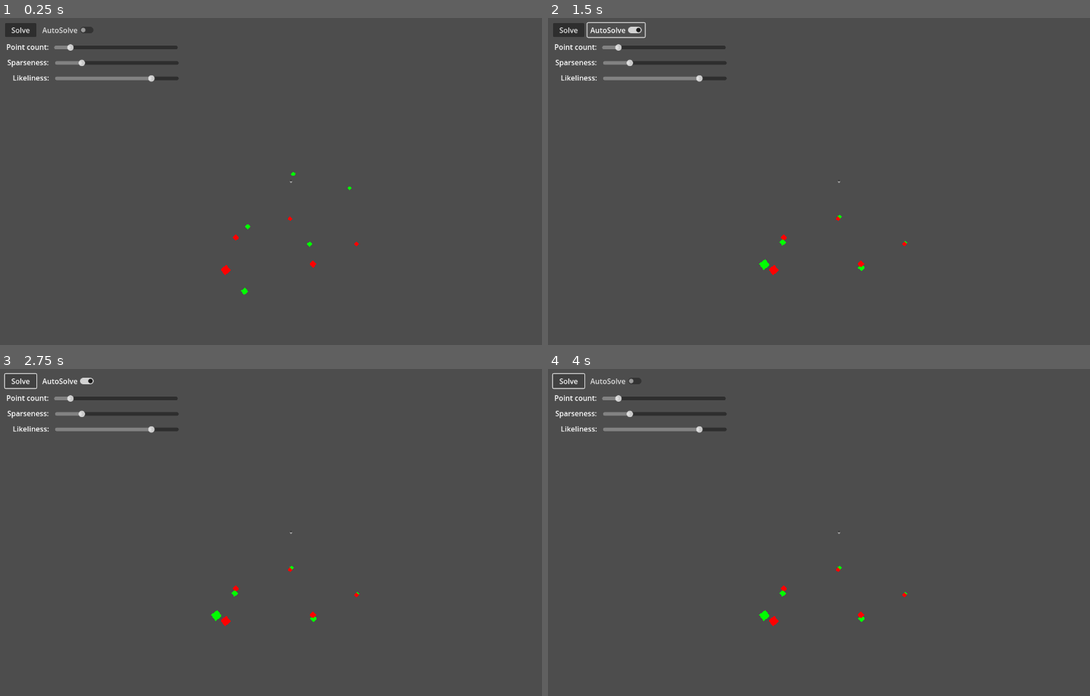
Above: before the commit, frames 1-4 (two rows, left to right).
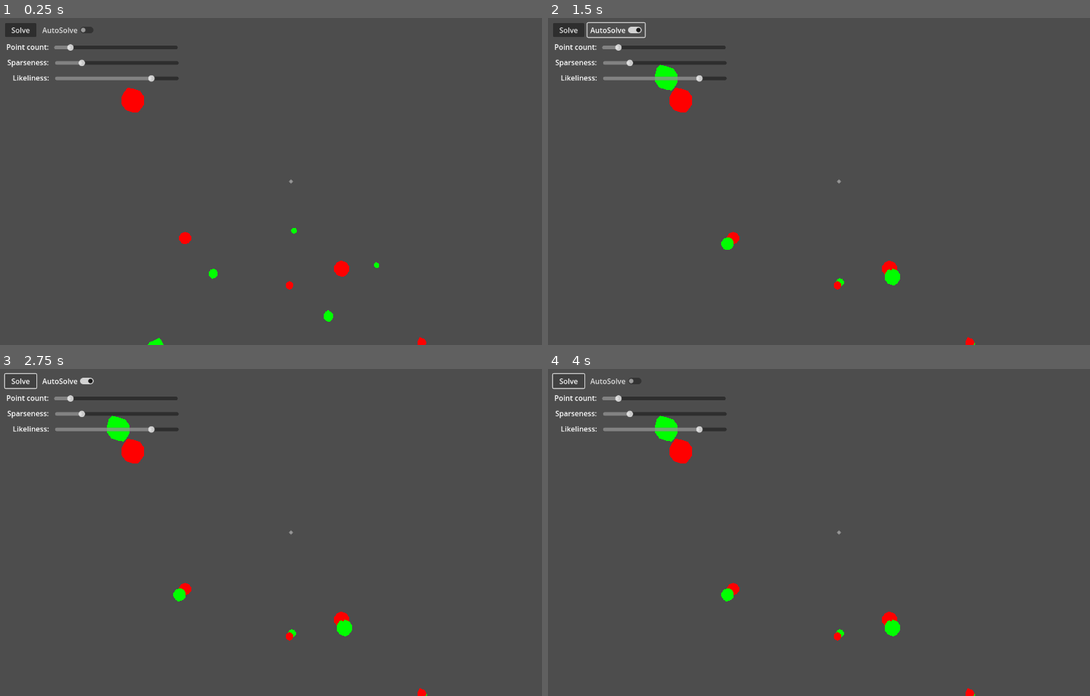
Above: after the commit, the same moments.

Repository: b6462/ComputerAnimationPlayground
Game: Godot game, scene res://Kabsch/Kabsch.tscn
Two runs of this game, one before a commit and one after it. Both use one fixed random seed, a clock stepped at 60 frames per second and the inputs below.
Inputs:
- Up to frame 1 (0.25 s): no input
- Up to frame 2 (1.5 s): click "Solve" at 0.5 s; click "AutoSolve" at 1.25 s
- Up to frame 3 (2.75 s): click "Solve" at 2 s
- Up to frame 4 (4 s): click "AutoSolve" at 2.75 s; click "Solve" at 3.5 s

The runs differ from the first frame. In frame 1, 0.8% of the frame differs, in the area x 22-79%, y 21-100%; in frame 2, 1.0%, in the area x 19-79%, y 14-100%; in frame 3, 1.0%; in frame 4, 1.0%.

Commit message:
Add camera interactions

Diff:
--- a/Kabsch/Kabsch.tscn
+++ b/Kabsch/Kabsch.tscn
@@ -22,7 +22,7 @@
 [node name="DirectionalLight3D" type="DirectionalLight3D" parent="WorldEnvironment"]
 
 [node name="Camera3D" type="Camera3D" parent="."]
-transform = Transform3D(1, 0, 0, 0, 0.707107, 0.707107, 0, -0.707107, 0.707107, 0, 50, 50)
+transform = Transform3D(1, 0, 0, 0, 1, 0, 0, 0, 1, 0, 0, 50)
 environment = SubResource("Environment_dsu2o")
 attributes = SubResource("CameraAttributesPractical_w20x6")
 far = 8000.0
--- a/Kabsch/Kabsch_01.gd
+++ b/Kabsch/Kabsch_01.gd
@@ -1,6 +1,10 @@
 extends Node
 
-# Source: https://zalo.github.io/blog/kabsch/
+var input_rotating = false
+var prev_mouse_position
+var next_mouse_position
+var input_rotation_sensitivity = 0.2
+
 var src_root : Node3D
 var src_points : Array[Node3D]
 var tgt_root : Node3D
@@ -20,6 +24,19 @@
 
 var r_mat = StandardMaterial3D.new()
 var g_mat = StandardMaterial3D.new()
+
+func make_debug_sphere(size, mat):
+	var sphere = SphereMesh.new()
+	sphere.radial_segments = 4
+	sphere.rings = 4
+	sphere.radius = size
+	sphere.height = size*2
+
+	sphere.surface_set_material(0, mat)
+	# Add to meshinstance in the right place.
+	var node = MeshInstance3D.new()
+	node.mesh = sphere
+	return node
 
 func random_pos(sparseness):
 	var tmp_x = rng.randf_range(-sparseness, sparseness)
@@ -91,6 +108,7 @@
 	bSolved = false
 
 func SolveKabsch():
+	# Reference: https://zalo.github.io/blog/kabsch/
 	# Given valid point clouds, calculate optimal transforms
 	# Validate points
 	if not (src_root and tgt_root):
@@ -165,19 +183,25 @@
 	if bAutoSolve and not bSolved:
 		SolveKabsch()
 		bSolved = true
-
-func make_debug_sphere(size, mat):
-	var sphere = SphereMesh.new()
-	sphere.radial_segments = 4
-	sphere.rings = 4
-	sphere.radius = size
-	sphere.height = size*2
-
-	sphere.surface_set_material(0, mat)
-	# Add to meshinstance in the right place.
-	var node = MeshInstance3D.new()
-	node.mesh = sphere
-	return node
+	if (Input.is_action_just_pressed("ui_left_click")):
+		input_rotating = true
+		prev_mouse_position = get_viewport().get_mouse_position()
+	if (Input.is_action_just_released("ui_left_click")):
+		input_rotating = false
+
+	if (Input.is_action_just_pressed("ui_scroll_down")):
+		$Camera3D.position.z += 1
+	if (Input.is_action_just_pressed("ui_scroll_up")):
+		$Camera3D.position.z -= 1
+
+	if (input_rotating):
+		next_mouse_position = get_viewport().get_mouse_position()
+		if src_root and tgt_root:
+			src_root.rotate_y((next_mouse_position.x - prev_mouse_position.x) * input_rotation_sensitivity * delta)
+			src_root.rotate_x((next_mouse_position.y - prev_mouse_position.y) * input_rotation_sensitivity * delta)
+			tgt_root.rotate_y((next_mouse_position.x - prev_mouse_position.x) * input_rotation_sensitivity * delta)
+			tgt_root.rotate_x((next_mouse_position.y - prev_mouse_position.y) * input_rotation_sensitivity * delta)
+		prev_mouse_position = next_mouse_position
 
 
 func _on_solve_button_pressed() -> void:
--- a/project.godot
+++ b/project.godot
@@ -19,3 +19,21 @@
 
 window/size/viewport_width=1280
 window/size/viewport_height=720
+
+[input]
+
+ui_left_click={
+"deadzone": 0.5,
+"events": [Object(InputEventMouseButton,"resource_local_to_scene":false,"resource_name":"","device":-1,"window_id":0,"alt_pressed":false,"shift_pressed":false,"ctrl_pressed":false,"meta_pressed":false,"button_mask":0,"position":Vector2(0, 0),"global_position":Vector2(0, 0),"factor":1.0,"button_index":1,"canceled":false,"pressed":false,"double_click":false,"script":null)
+]
+}
+ui_scroll_down={
+"deadzone": 0.5,
+"events": [Object(InputEventMouseButton,"resource_local_to_scene":false,"resource_name":"","device":-1,"window_id":0,"alt_pressed":false,"shift_pressed":false,"ctrl_pressed":false,"meta_pressed":false,"button_mask":0,"position":Vector2(0, 0),"global_position":Vector2(0, 0),"factor":1.0,"button_index":5,"canceled":false,"pressed":false,"double_click":false,"script":null)
+]
+}
+ui_scroll_up={
+"deadzone": 0.5,
+"events": [Object(InputEventMouseButton,"resource_local_to_scene":false,"resource_name":"","device":-1,"window_id":0,"alt_pressed":false,"shift_pressed":false,"ctrl_pressed":false,"meta_pressed":false,"button_mask":0,"position":Vector2(0, 0),"global_position":Vector2(0, 0),"factor":1.0,"button_index":4,"canceled":false,"pressed":false,"double_click":false,"script":null)
+]
+}
